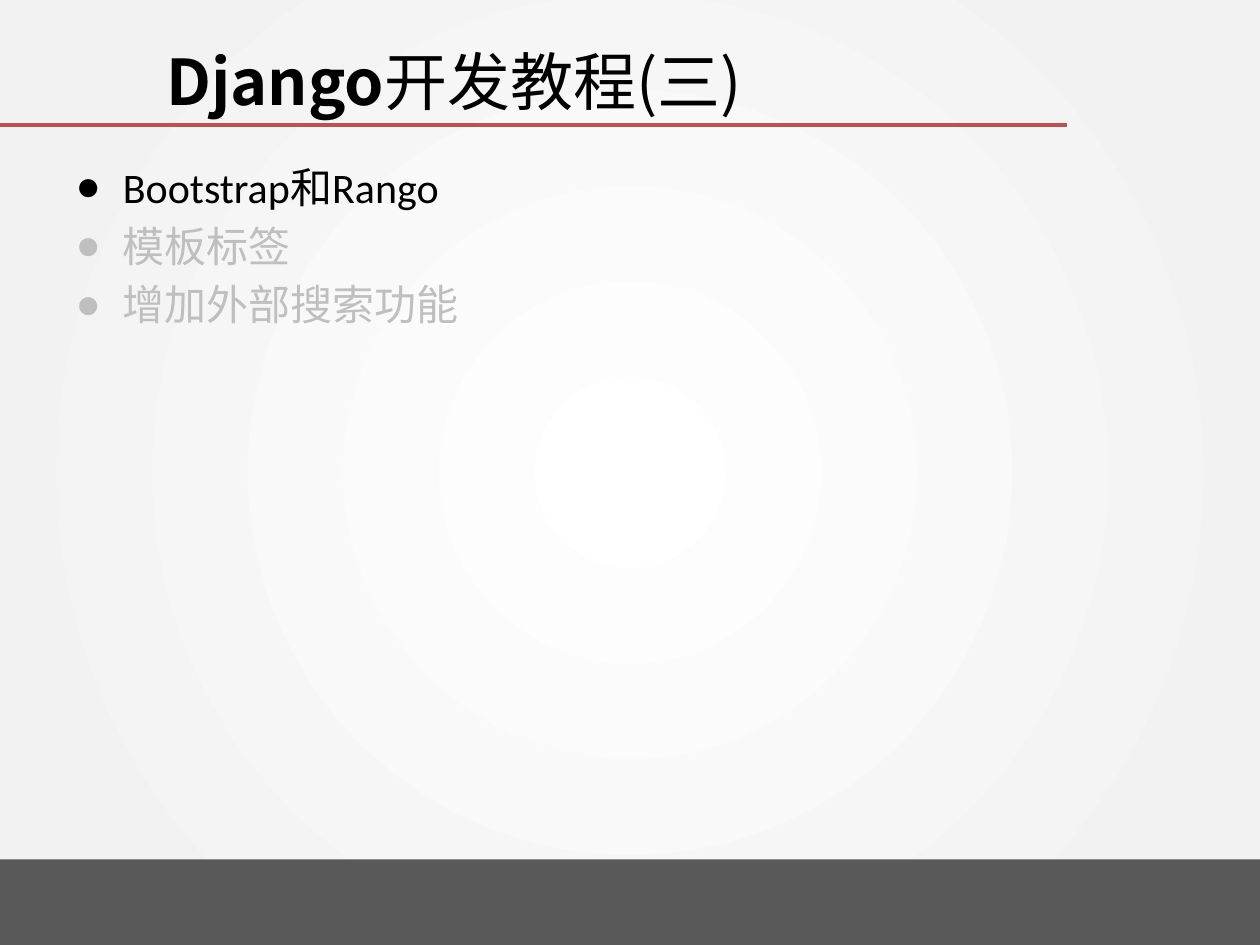
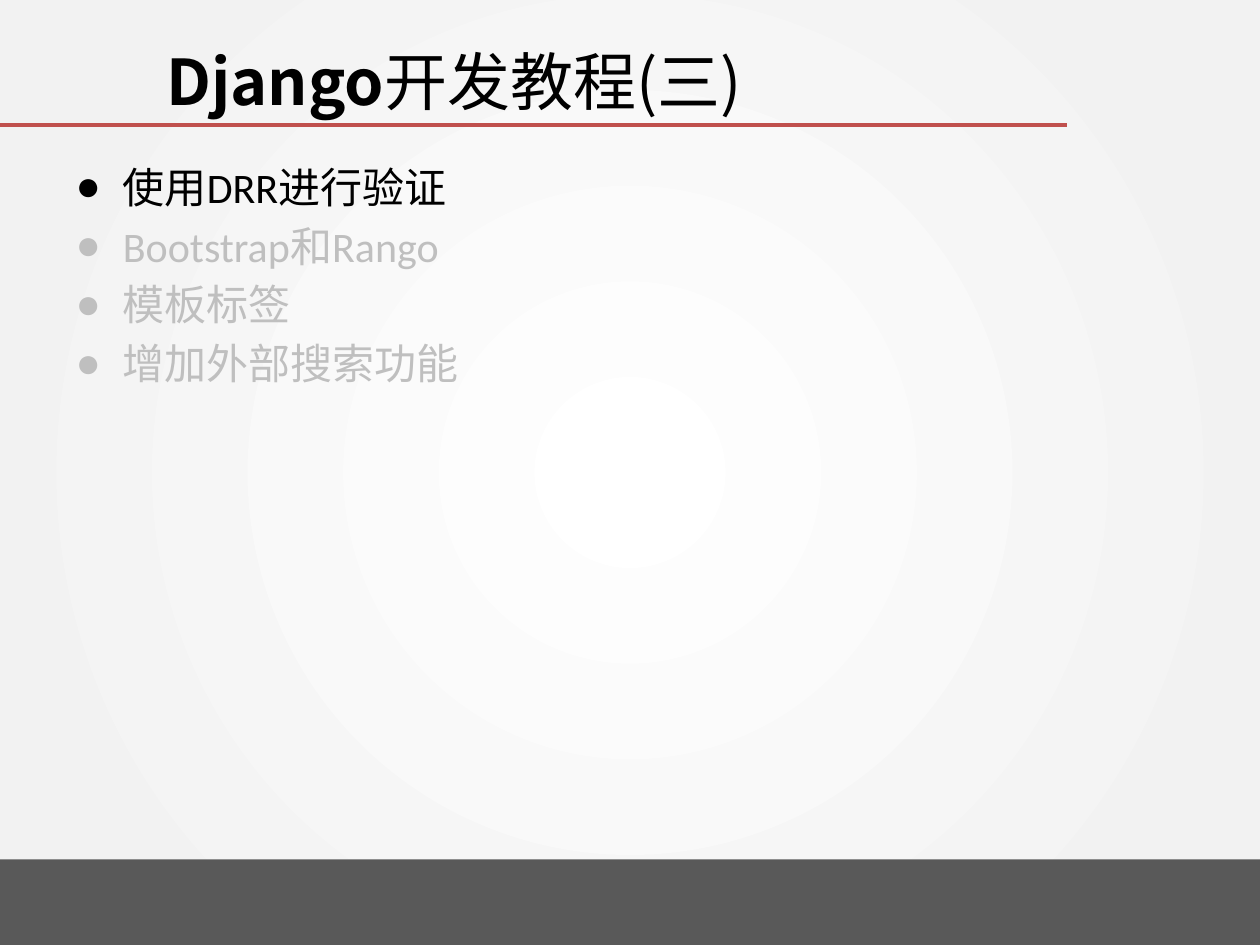
Before and after one commit to wangjin0818/Creative_Experiment, a slide deck: slide 3 of week 10/Tango with Django - III.pptx. Drawn at 1260x945 pixels with LibreOffice and Linux fonts; fonts in the diff are those of the drawing; background and template pictures are left out. Boxes give left, top, right and bottom in pixels: in the first picture for what was removed or moved away, otherwise in the second. Text is boxed around its words. In the diff, an @@ line names an element or a change of style, - is before the commit and + after.

```diff
--- a/week 10/Tango with Django - III.pptx
+++ b/week 10/Tango with Django - III.pptx
@@ text at [123, 167, 446, 207]: paragraph added @@
+● 使用DRR进行验证
@@ text at [123, 228, 439, 269]: text colour #000000 to #BFBFBF in "Bootstrap和Rango" @@
```
Also in this commit, not shown: 1 other slide changed, 34 slides added, 1 slide removed, 4 other files.
